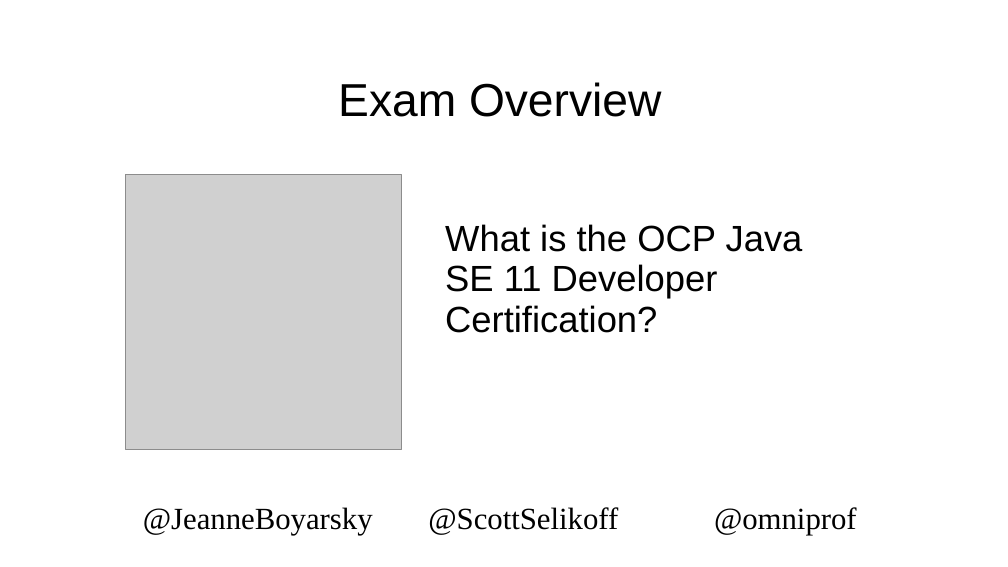
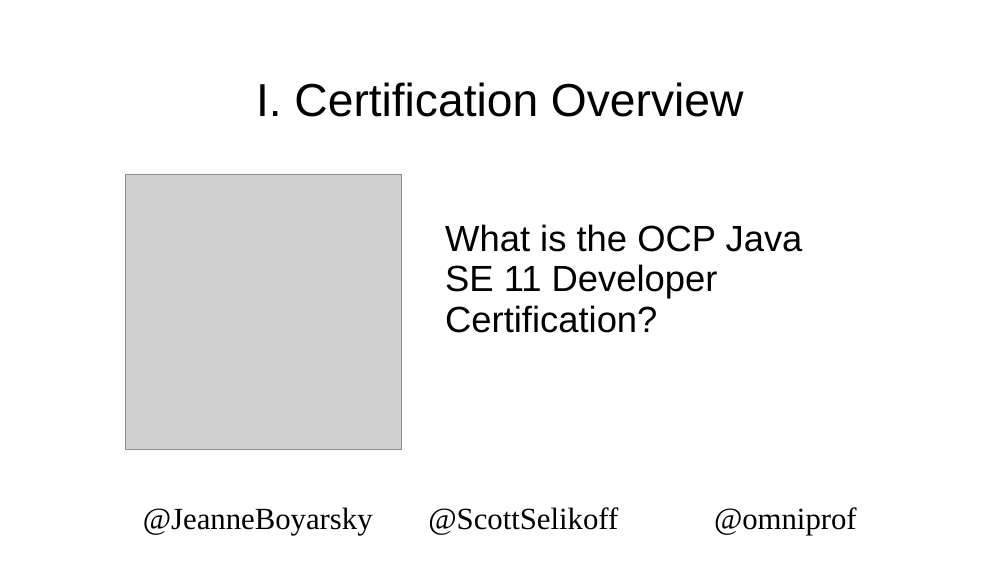
Before and after one commit to boyarsky/2019-oraclecodeone-cert-hol, a slide deck: slide 8 of 2019-OracleCodeOne-HOL.pptx. Drawn at 1008x567 pixels with LibreOffice and Linux fonts; fonts in the diff are those of the drawing; grey boxes stand for pictures; background and template pictures are left out. Boxes give left, top, right and bottom in pixels: in the first picture for what was removed or moved away, otherwise in the second. Text is boxed around its words. In the diff, an @@ line names an element or a change of style, - is before the commit and + after.

```diff
--- a/2019-OracleCodeOne-HOL.pptx
+++ b/2019-OracleCodeOne-HOL.pptx
@@ title at [256,82,743,117]: text changed @@
-Exam Overview
+I. Certification Overview
```
Also in this commit, not shown: 7 other slides changed.
